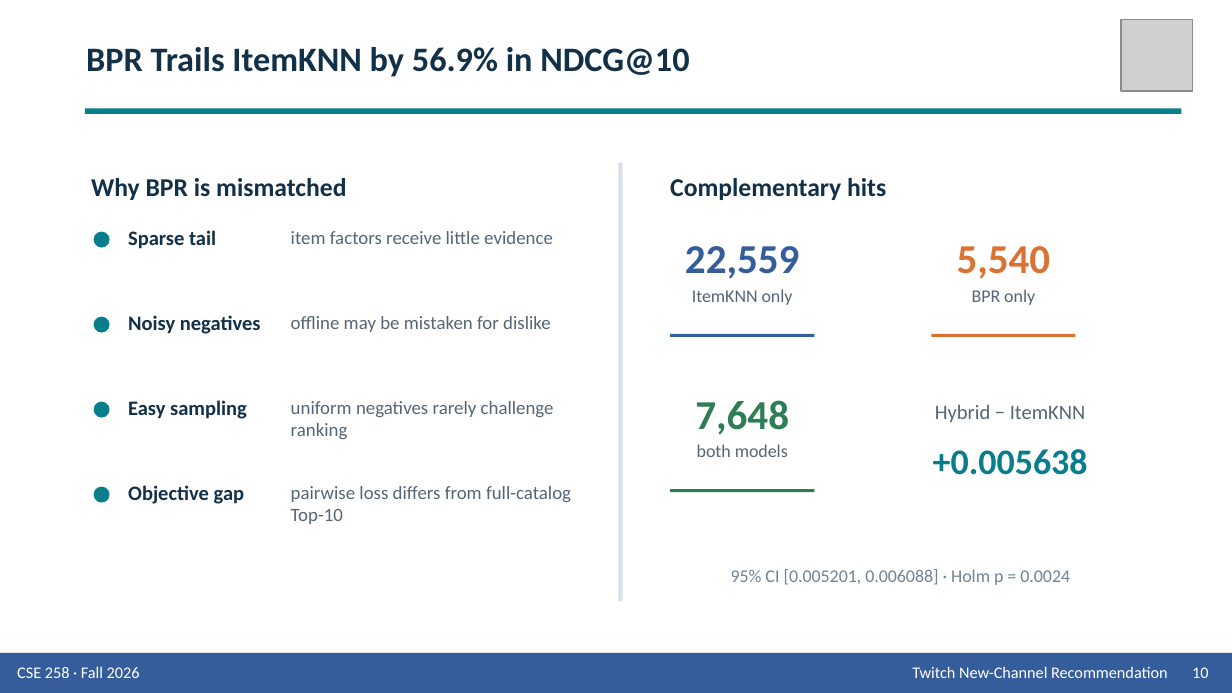
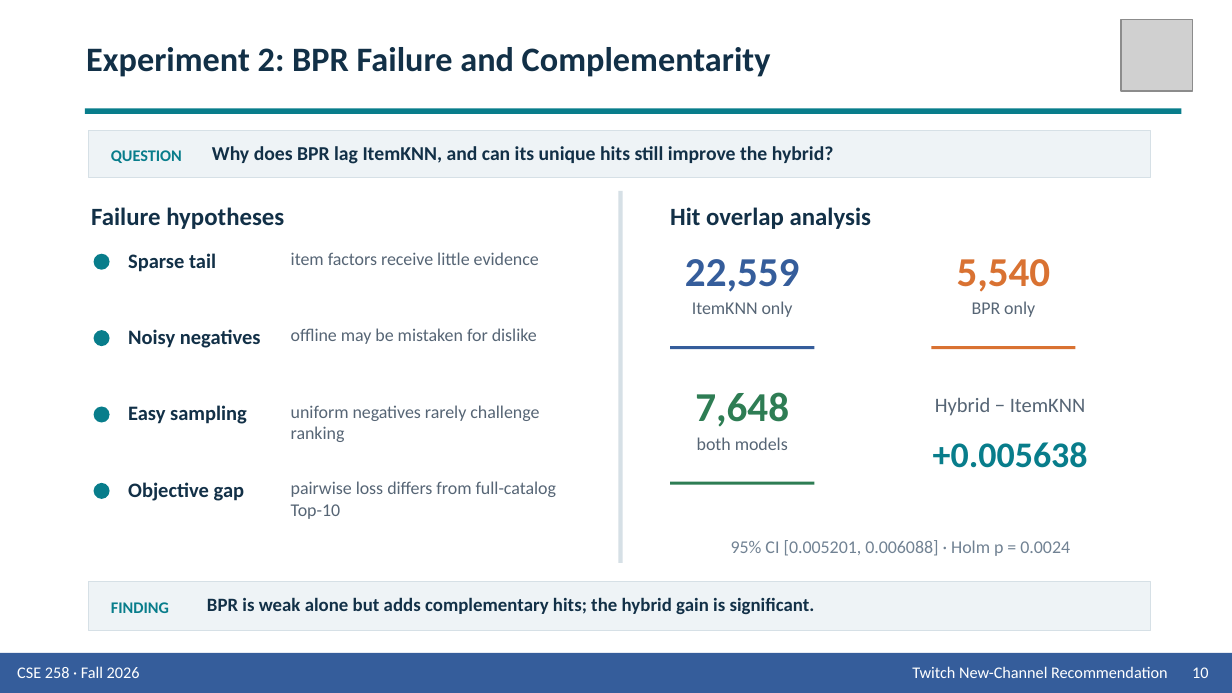
Before and after one commit to Wen-Chieh-Lo/You-know-who-did-God-did-, a slide deck: slide 10 of presentation/Group_9_Presentation_Twitch.pptx. Drawn at 1232x693 pixels with LibreOffice and Linux fonts; fonts in the diff are those of the drawing; grey boxes stand for pictures. Boxes give left, top, right and bottom in pixels: in the first picture for what was removed or moved away, otherwise in the second. Text is boxed around its words. In the diff, an @@ line names an element or a change of style, - is before the commit and + after.

Commit message:
Reframe results as motivated experiments

```diff
--- a/presentation/Group_9_Presentation_Twitch.pptx
+++ b/presentation/Group_9_Presentation_Twitch.pptx
@@ text at <box>86,47,771,77</box>: text changed @@
-BPR Trails ItemKNN by 56.9% in NDCG@10
+Experiment 2: BPR Failure and Complementarity
@@ rectangle added at <box>89,131,1151,177</box>, fill #EEF3F6, outline #D6E0E6 0.75 pt @@
@@ text added at <box>212,146,834,164</box>, 11.5 pt, text #123047, bold @@
+Why does BPR lag ItemKNN, and can its unique hits still improve the hybrid?
@@ text removed at <box>91,178,346,200</box> @@
-Why BPR is mismatched
@@ text added at <box>111,150,182,163</box>, 9.5 pt, text #087D8B, bold @@
+QUESTION
@@ text removed at <box>670,178,886,200</box> @@
-Complementary hits
@@ text added at <box>91,207,284,229</box>, 14.5 pt, text #123047, bold @@
+Failure hypotheses
@@ rectangle: place and size @@
-rectangle at <box>618,163,623,601</box>
+rectangle at <box>618,191,623,563</box>
@@ text added at <box>670,207,871,229</box>, 14.5 pt, text #123047, bold @@
+Hit overlap analysis
@@ ellipse: place and size @@
-ellipse at <box>94,317,110,333</box>
+ellipse at <box>94,254,110,270</box>
@@ text "Sparse tail": place and size @@
-text "Sparse tail" at <box>128,230,216,249</box>
+text "Sparse tail" at <box>128,253,216,272</box>
@@ size 11 to 10.5 pt in 4 elements at <box>291,481,556,519</box>, <box>291,405,539,442</box>, <box>291,328,537,344</box>, <box>291,252,539,265</box> @@
@@ text "item factors receive little evidence": place and size @@
-text "item factors receive little evidence" at <box>291,231,553,244</box>
+text "item factors receive little evidence" at <box>291,252,539,265</box>
@@ 4 texts: place and size @@
-4 texts at <box>128,289,1035,334</box>
+4 texts at <box>128,301,1035,348</box>
@@ ellipse: place and size @@
-ellipse at <box>94,402,110,418</box>
+ellipse at <box>94,330,110,346</box>
@@ 2 texts, 2 rectangles: place and size @@
-2 texts, 2 rectangles at <box>670,246,1076,338</box>
+2 texts, 2 rectangles at <box>670,259,1076,350</box>
@@ text "7,648": place and size @@
-text "7,648" at <box>695,400,789,435</box>
+text "7,648" at <box>695,392,789,427</box>
@@ ellipse: place and size @@
-ellipse at <box>94,487,110,503</box>
+ellipse at <box>94,407,110,423</box>
@@ text "Easy sampling": place and size @@
-text "Easy sampling" at <box>128,400,247,419</box>
+text "Easy sampling" at <box>128,405,247,424</box>
@@ text "both models": place and size @@
-text "both models" at <box>697,444,788,457</box>
+text "both models" at <box>697,437,788,450</box>
@@ ellipse: place and size @@
-ellipse at <box>94,232,110,248</box>
+ellipse at <box>94,483,110,499</box>
@@ 2 texts, 1 rectangle: place and size @@
-2 texts, 1 rectangle at <box>670,404,1088,493</box>
+2 texts, 1 rectangle at <box>670,397,1088,485</box>
@@ text "95% CI [0.005201, 0.006088] · ...": place and size @@
-text "95% CI [0.005201, 0.006088] · ..." at <box>731,569,1070,585</box>
+text "95% CI [0.005201, 0.006088] · ..." at <box>731,540,1070,556</box>
@@ rectangle added at <box>89,582,1151,631</box>, fill #EEF3F6, outline #D6E0E6 0.75 pt @@
@@ text added at <box>207,597,815,614</box>, 11 pt, text #123047, bold @@
+BPR is weak alone but adds complementary hits; the hybrid gain is significant.
@@ text added at <box>111,602,169,613</box>, 9.5 pt, text #087D8B, bold @@
+FINDING
```
Also in this commit, not shown: 12 other slides changed, 2 other files.
